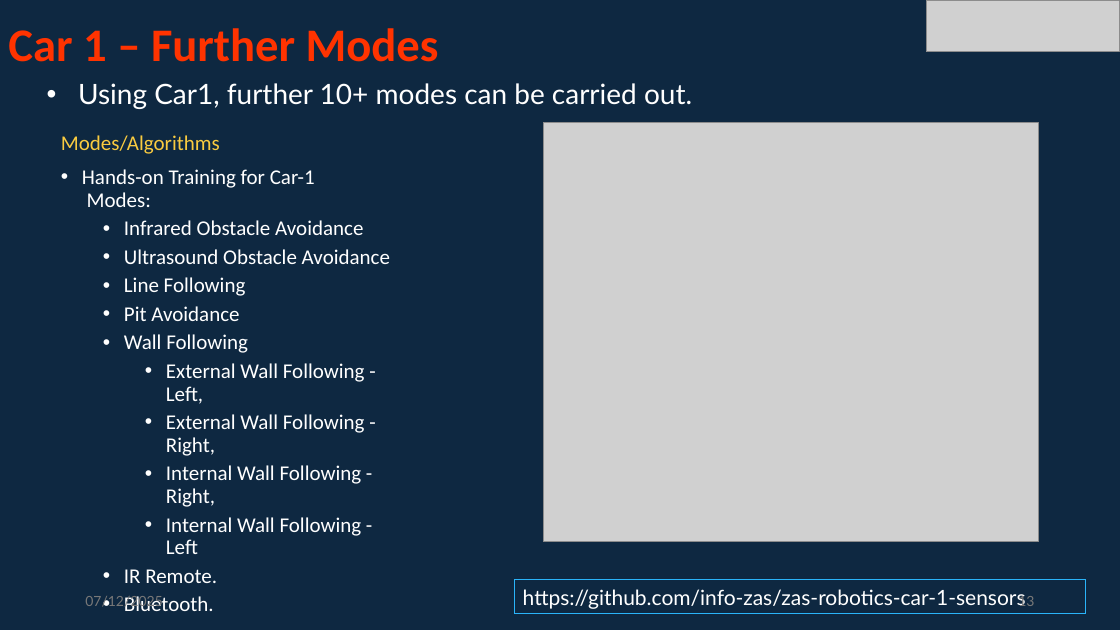
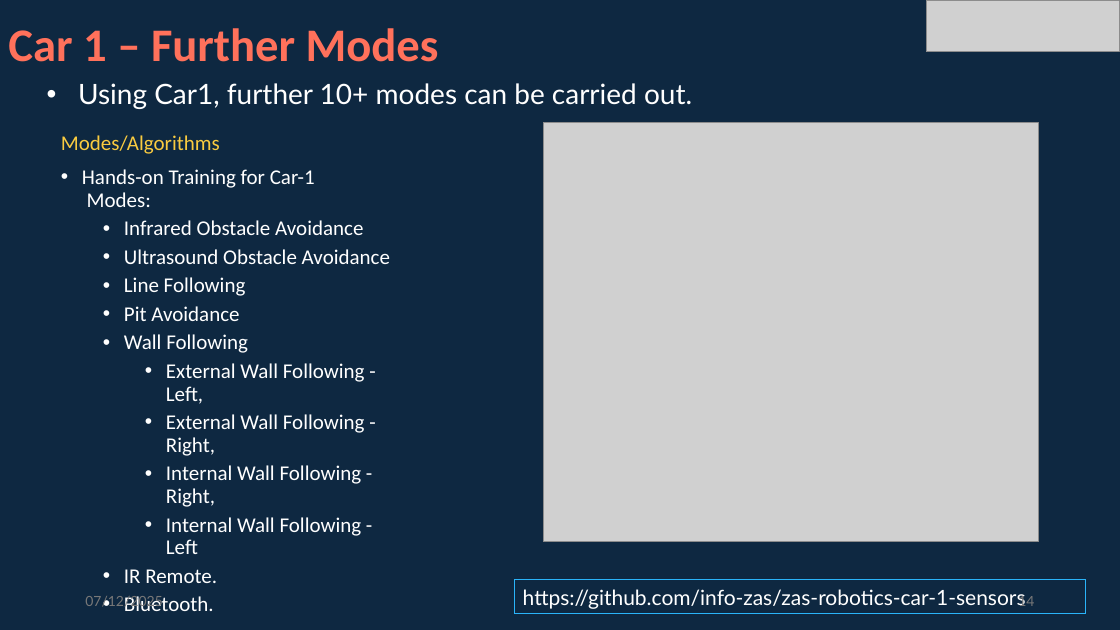
Before and after one commit to info-zas/Training, a slide deck: slide 14 of GPREC/04_Navigational_Robot_Car-1-Sensors/ZASRobotics_Car-1.pptx (slide 13 before the commit). Drawn at 1120x630 pixels with LibreOffice and Linux fonts; fonts in the diff are those of the drawing; grey boxes stand for pictures. Boxes give left, top, right and bottom in pixels: in the first picture for what was removed or moved away, otherwise in the second. Text is boxed around its words. In the diff, an @@ line names an element or a change of style, - is before the commit and + after.

```diff
--- a/GPREC/04_Navigational_Robot_Car-1-Sensors/ZASRobotics_Car-1.pptx
+++ b/GPREC/04_Navigational_Robot_Car-1-Sensors/ZASRobotics_Car-1.pptx
@@ title "Car 1 – Further Modes" at (8,28,439,62): text colour #FF3300 to #FF715B @@
@@ page number at (1018,594,1034,606): text changed @@
-13
+14
```
Also in this commit, not shown: 13 other slides changed, 3 slides added.
